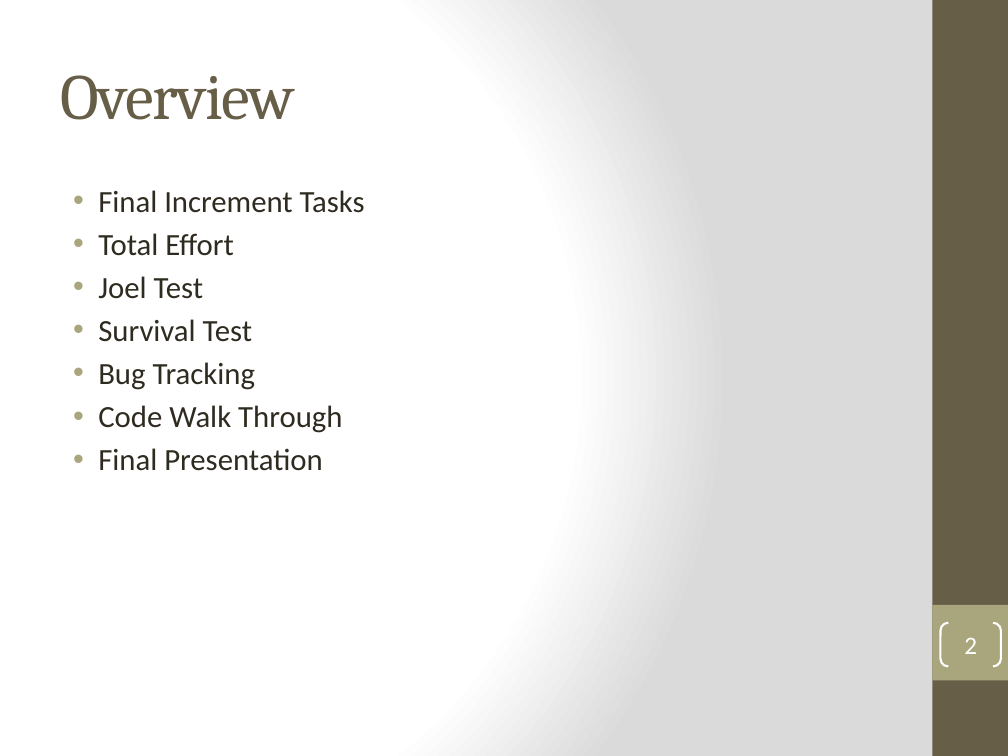
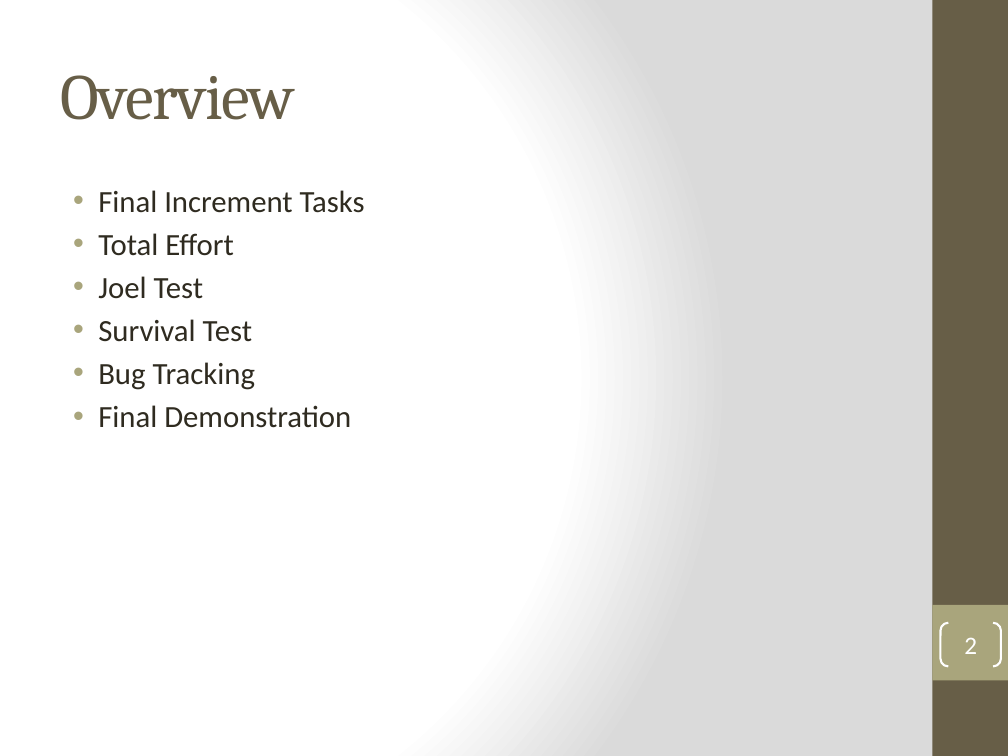
Before and after one commit to DanLain/ProjectManagement, a slide deck: slide 2 of Final Presentation/Team 3 Final Presentation.pptx. Drawn at 1008x756 pixels with LibreOffice and Linux fonts; fonts in the diff are those of the drawing. Boxes give left, top, right and bottom in pixels: in the first picture for what was removed or moved away, otherwise in the second. Text is boxed around its words. In the diff, an @@ line names an element or a change of style, - is before the commit and + after.

Commit message:
minor changes

```diff
--- a/Final Presentation/Team 3 Final Presentation.pptx
+++ b/Final Presentation/Team 3 Final Presentation.pptx
@@ text at <box>98,405,351,428</box>: text changed @@
-• Code Walk Through
-• Final Presentation
+• Final Demonstration
```
Also in this commit, not shown: 1 slide removed.
